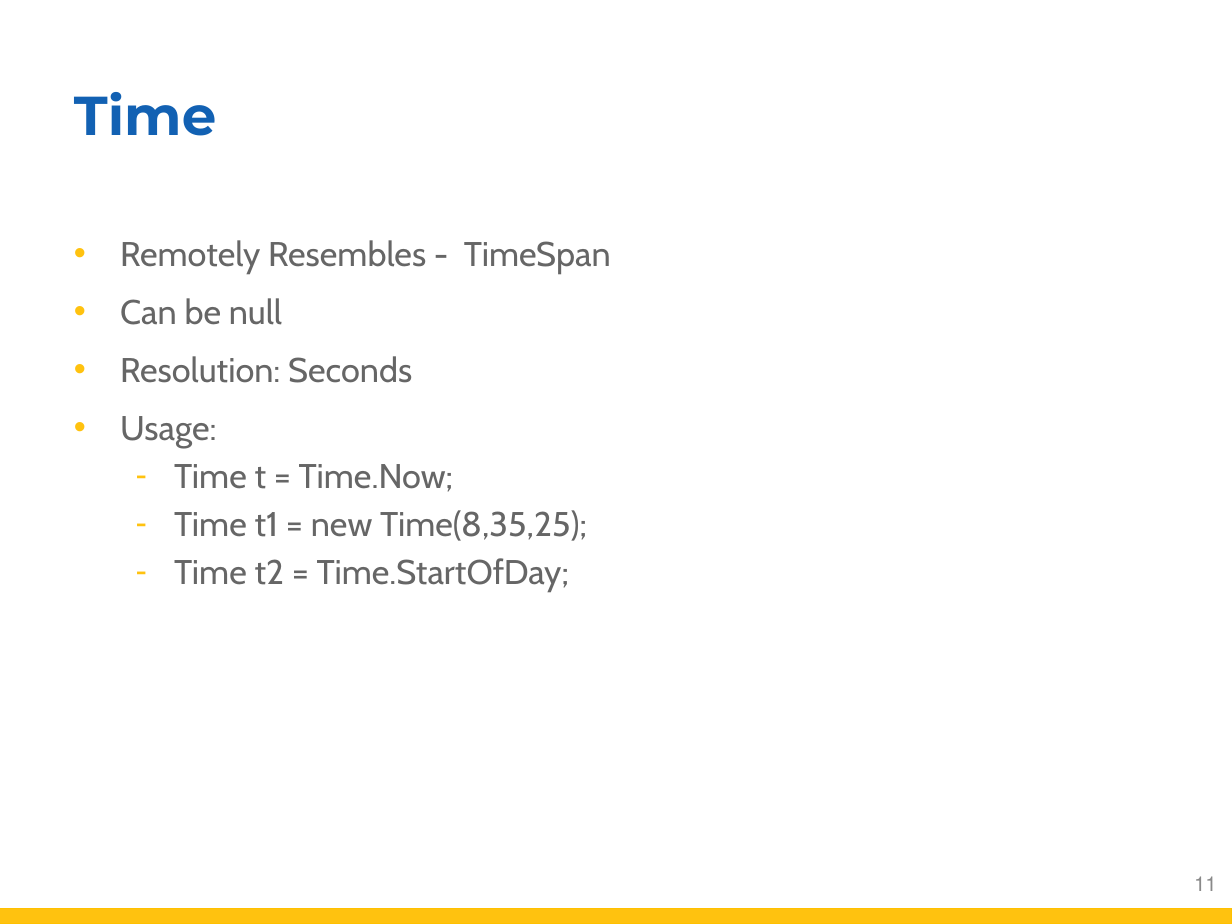
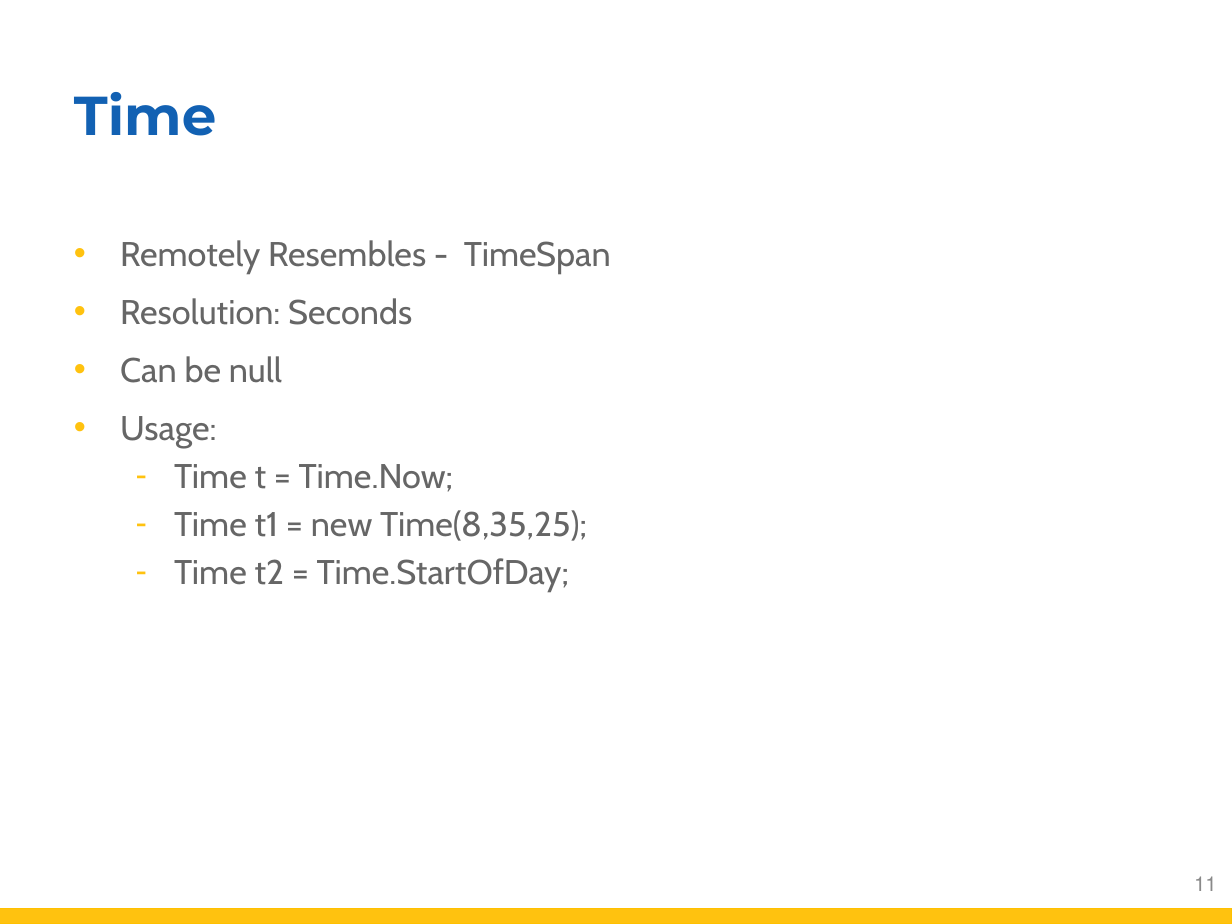
Before and after one commit to FireflyMigration/firefly-doc, a slide deck: slide 11 of dev-docs/guide/Training.pptx. Drawn at 1232x924 pixels with LibreOffice and Linux fonts; fonts in the diff are those of the drawing; background and template pictures are left out. Boxes give left, top, right and bottom in pixels: in the first picture for what was removed or moved away, otherwise in the second. Text is boxed around its words. In the diff, an @@ line names an element or a change of style, - is before the commit and + after.

```diff
--- a/dev-docs/guide/Training.pptx
+++ b/dev-docs/guide/Training.pptx
@@ text at (120, 298, 412, 325): paragraph added @@
+• Resolution: Seconds
@@ text at (120, 356, 412, 383): paragraph removed @@
-• Resolution: Seconds
```
Also in this commit, not shown: 1 other slide changed.
